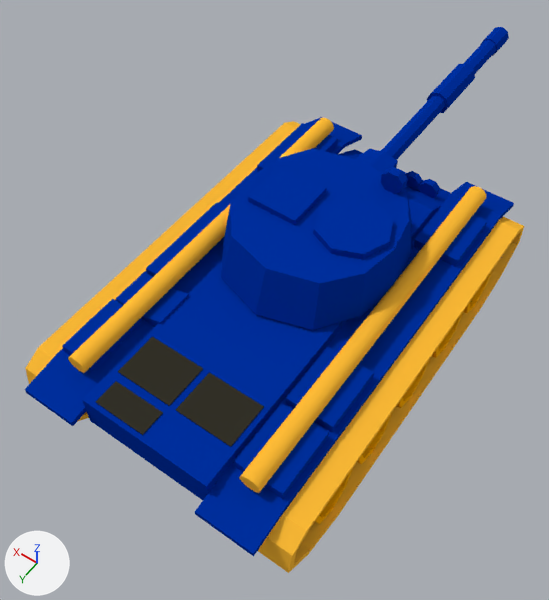
What one commit did to the Blender file Assets/TankModels/Boss Tanks/floatyTank.blend.
Camera for both pictures: a camera (50 mm lens) standing at (-3.77, 5.71, 9.74) and looking at (0.37, -0.09, 0.63). Lighting does not change. The marker at lower left points along +X, +Y and +Z.

Names of what the first picture shows: 'Barrel', 'BodyLamp', 'Box', 'Compartments', 'Floaty.001', 'Floaty.002', 'Grill', 'Tank', 'Treads', 'Turret', 'TurretLamp'.
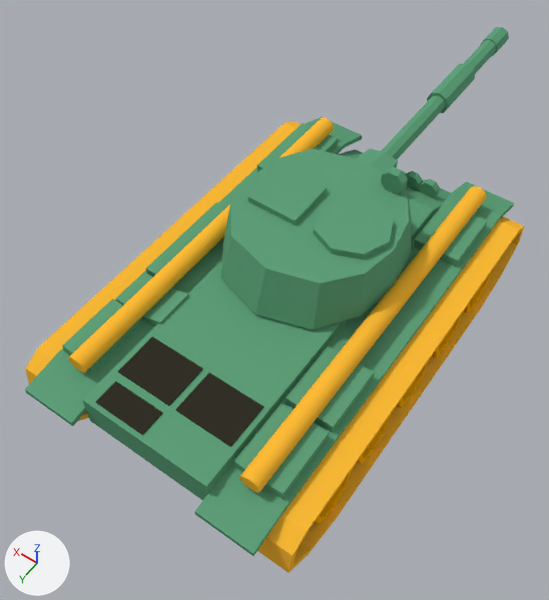
What differs and where, as boxes (x1, y1, x2, y2) in the pictures (549 x 600 px):
'Tank', recoloured (blue to green)
    both: (25, 117, 514, 556)
'Treads', recoloured
    both: (28, 123, 506, 553)
'Turret', recoloured (blue to green)
    both: (221, 148, 412, 330)
'Compartments', recoloured (blue to green)
    both: (62, 123, 487, 499)
'Box', recoloured (blue to green)
    both: (248, 165, 394, 259)
'Barrel', recoloured (blue to green)
    both: (356, 27, 509, 174)
'TurretLamp', recoloured (blue to green)
    both: (381, 167, 408, 194)
'BodyLamp', recoloured (blue to green)
    both: (405, 171, 440, 198)

What changed in the scene script:
```text
Change mat_main_001:
    mat_main_001.base_color: (0.0, 0.0293, 0.351) -> (0.115, 0.351, 0.195)  # blue #0030a0 -> green #5fa07a
```
